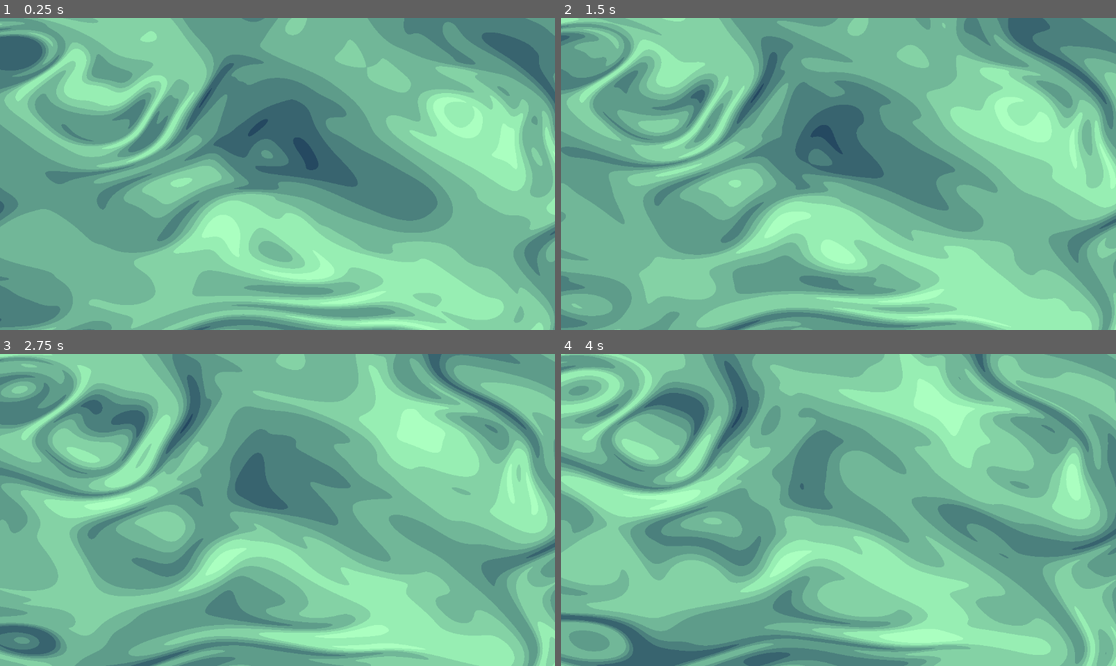
Above: before the commit, frames 1-4 (two rows, left to right).
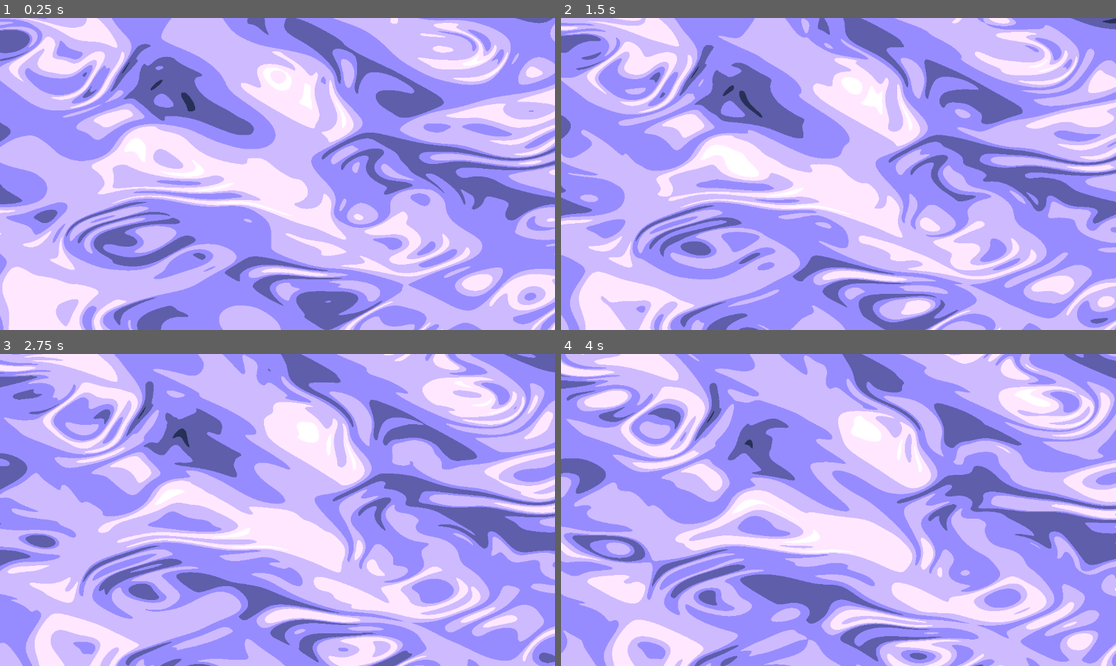
Above: after the commit, the same moments.

Repository: arrowira/godotShaderFractal
Game: Godot game, scene res://main.tscn
The game is run twice, just before and just after one commit, with the same random seed, the same clock (stepped at 60 frames per second) and the same inputs.
Inputs (mouse positions are in pixels of both pictures, inside the frame that each line leads up to):
- Up to frame 1 (0.25 s): no input
- Up to frame 2 (1.5 s): move the mouse to (960, 158) at 0.52 s; move the mouse to (727, 189) at 1.27 s
- Up to frame 3 (2.75 s): move the mouse to (333, 441) at 2.02 s
- Up to frame 4 (4 s): move the mouse to (810, 572) at 2.77 s; move the mouse to (1005, 556) at 3.52 s

The runs differ from the first frame. In frame 1, 100% of the frame differs, in the area x 0-100%, y 0-100%; in frame 2, 100%; in frame 3, 100%; in frame 4, 100%.

Commit message:
more customization

Diff:
--- a/fractal/fractal.gdshader
+++ b/fractal/fractal.gdshader
@@ -7,7 +7,7 @@
 uniform float pixelation = 10.0;
 uniform float bold = 10.0;
 uniform float sharp = 10.0;
-
+uniform float moveSpeed = 1.0;
 
 #define iTime (TIME*timeMod)
 
@@ -68,11 +68,11 @@
 }
 
 float pattern(vec2 uv){
-	return perlinNoise(uv + perlinNoise(uv+perlinNoise(uv-iTime)) + iTime);
+	return perlinNoise(uv + perlinNoise(uv+perlinNoise(uv-iTime)) + iTime*moveSpeed);
 }
 
 void fragment()
 {
 	vec2 uv = floor(UV/SCREEN_PIXEL_SIZE/pixelation)*pixelation*SCREEN_PIXEL_SIZE;
-	COLOR = shade(pattern(scale*uv + iTime));
+	COLOR = shade(pattern(scale*uv + iTime*moveSpeed));
 }
--- a/fractal/main.tscn
+++ b/fractal/main.tscn
@@ -12,16 +12,18 @@
 shader_parameter/pixelation = 1.0
 shader_parameter/bold = 10.0
 shader_parameter/sharp = 10.0
+shader_parameter/moveSpeed = 1.0
 
 [sub_resource type="ShaderMaterial" id="ShaderMaterial_0xm2m"]
 shader = ExtResource("1_ig7tw")
-shader_parameter/innerColor = Color(0.3691067, 0.60938144, 0.54161394, 1)
-shader_parameter/outerColor = Color(0.14689097, 0.28609028, 0.38229984, 1)
-shader_parameter/scale = 3.0
+shader_parameter/innerColor = Color(0.5888488, 0.5496986, 1, 1)
+shader_parameter/outerColor = Color(0.15215337, 0.18902498, 0.3440186, 1)
+shader_parameter/scale = 5.0
 shader_parameter/timeMod = 0.1
 shader_parameter/pixelation = 1.0
 shader_parameter/bold = 5.0
-shader_parameter/sharp = 3.0
+shader_parameter/sharp = 2.0
+shader_parameter/moveSpeed = 0.1
 
 [node name="Node2D" type="Node2D"]
 
